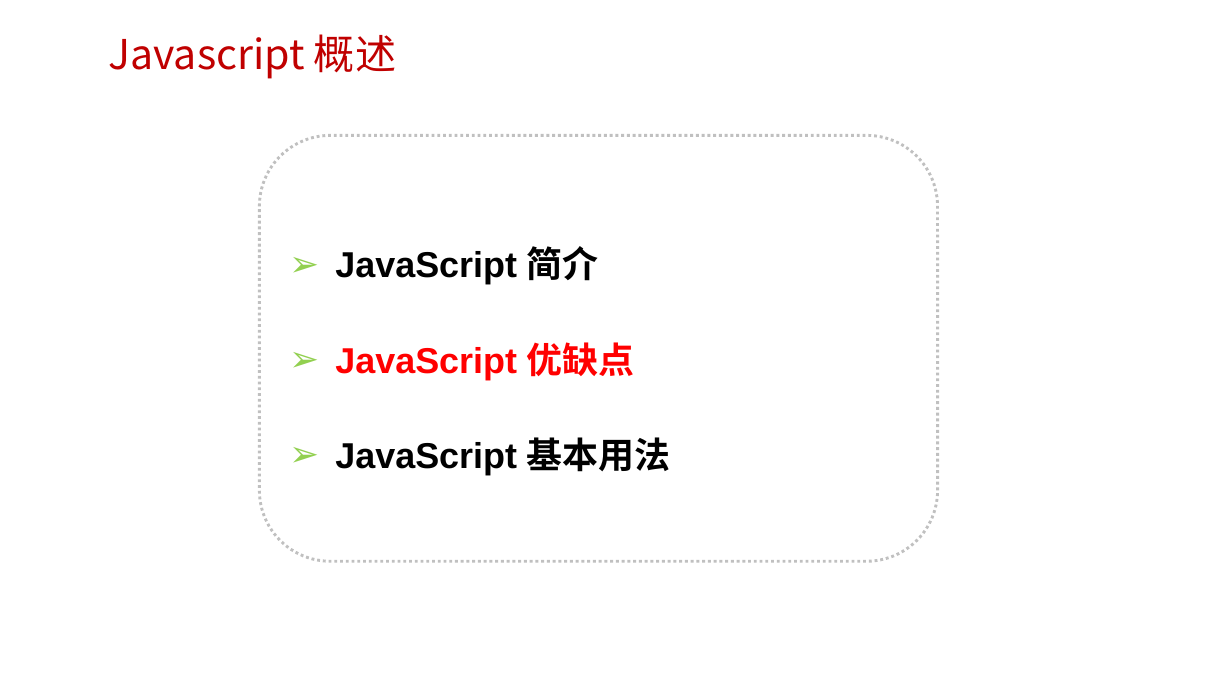
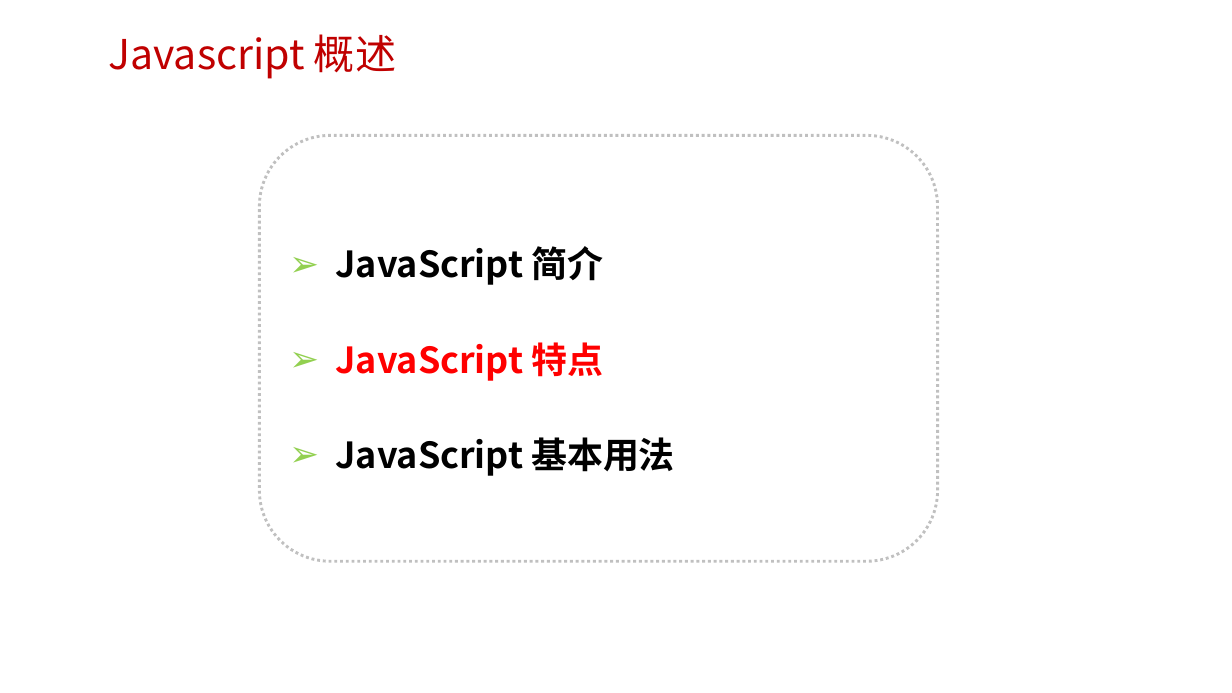
Before and after one commit to edu2act/course-web2, a slide deck: slide 14 of materials/slides/第一章 JavaScript概述.pptx. Drawn at 1232x693 pixels with LibreOffice and Linux fonts; fonts in the diff are those of the drawing; background and template pictures are left out. Boxes give left, top, right and bottom in pixels: in the first picture for what was removed or moved away, otherwise in the second. Text is boxed around its words. In the diff, an @@ line names an element or a change of style, - is before the commit and + after.

```diff
--- a/materials/slides/第一章 JavaScript概述.pptx
+++ b/materials/slides/第一章 JavaScript概述.pptx
@@ text in rounded rectangle at (x1=335, y1=246, x2=675, y2=476): font Arial to Noto Sans CJK SC in "JavaScript 简介", "JavaScript 基本用法" @@
@@ text in rounded rectangle at (x1=335, y1=342, x2=603, y2=381): text changed; font Arial to Noto Sans CJK SC @@
-➢ JavaScript 优缺点
+➢ JavaScript 特点
```
Also in this commit, not shown: 10 other slides changed, 22 other files.
